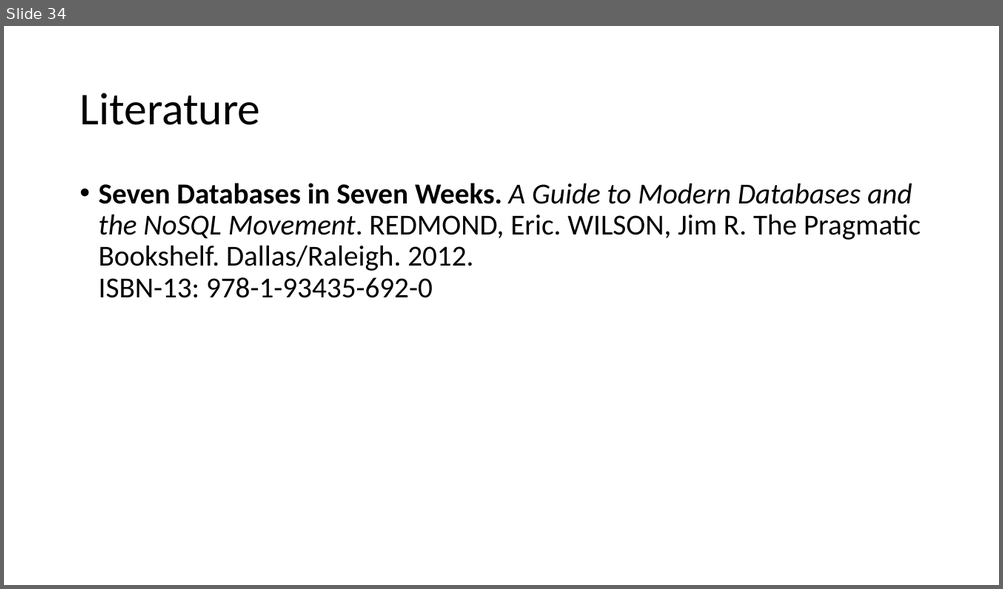
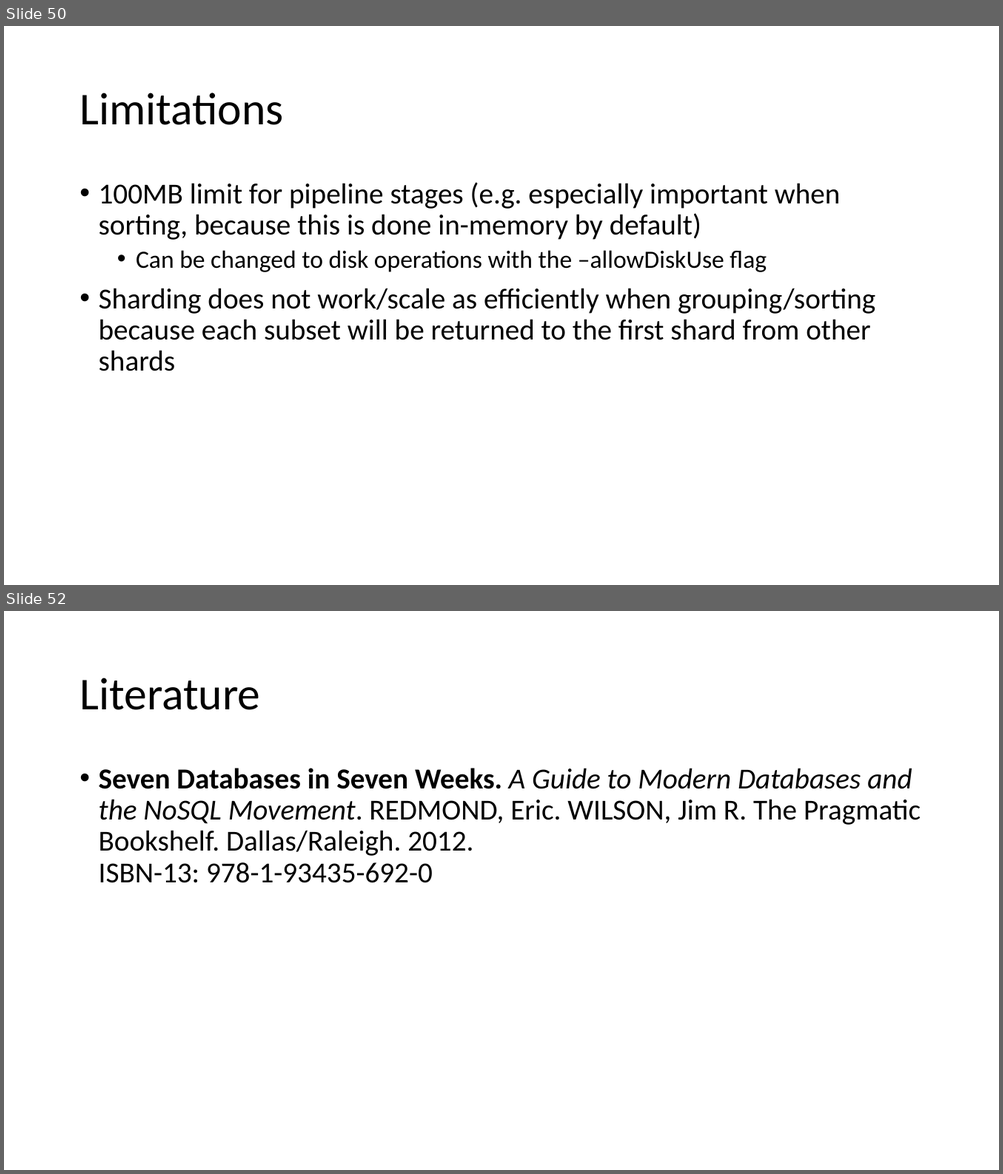
Before and after one commit to tiefenauer/m101j, a slide deck: m101j.pptx. Shown one above the other, each under a label of ours: slide 34 before the commit, slides 50 and 52 after it; the slides between them are not shown. The pictures are 1003x589 and 1003x1174 pixels, drawn with LibreOffice and Linux fonts; fonts in the diff are those of the drawing. Boxes give left, top, right and bottom in pixels: in the first picture for what was removed or moved away, otherwise in the second. Text is boxed around its words. In the diff, an @@ line names an element or a change of style, - is before the commit and + after.

```diff
--- a/m101j.pptx
+++ b/m101j.pptx
@@ slide 50 added at (4, 26, 999, 585), background #FFFFFF @@
@@ title added at (79, 93, 283, 125), 44 pt, text #000000 @@
+Limitations
@@ text added at (99, 182, 875, 372), 28 pt, text #000000 @@
+• 100MB limit for pipeline stages (e.g. especially important when sorting, because this is done in-memory by default)
+  • Can be changed to disk operations with the –allowDiskUse flag
+• Sharding does not work/scale as efficiently when grouping/sorting because each subset will be returned to the first shard from other shards
@@ what was slide 34 is now slide 52 @@
```
Also in this commit, not shown: 1 slide changed, 17 other slides added.
